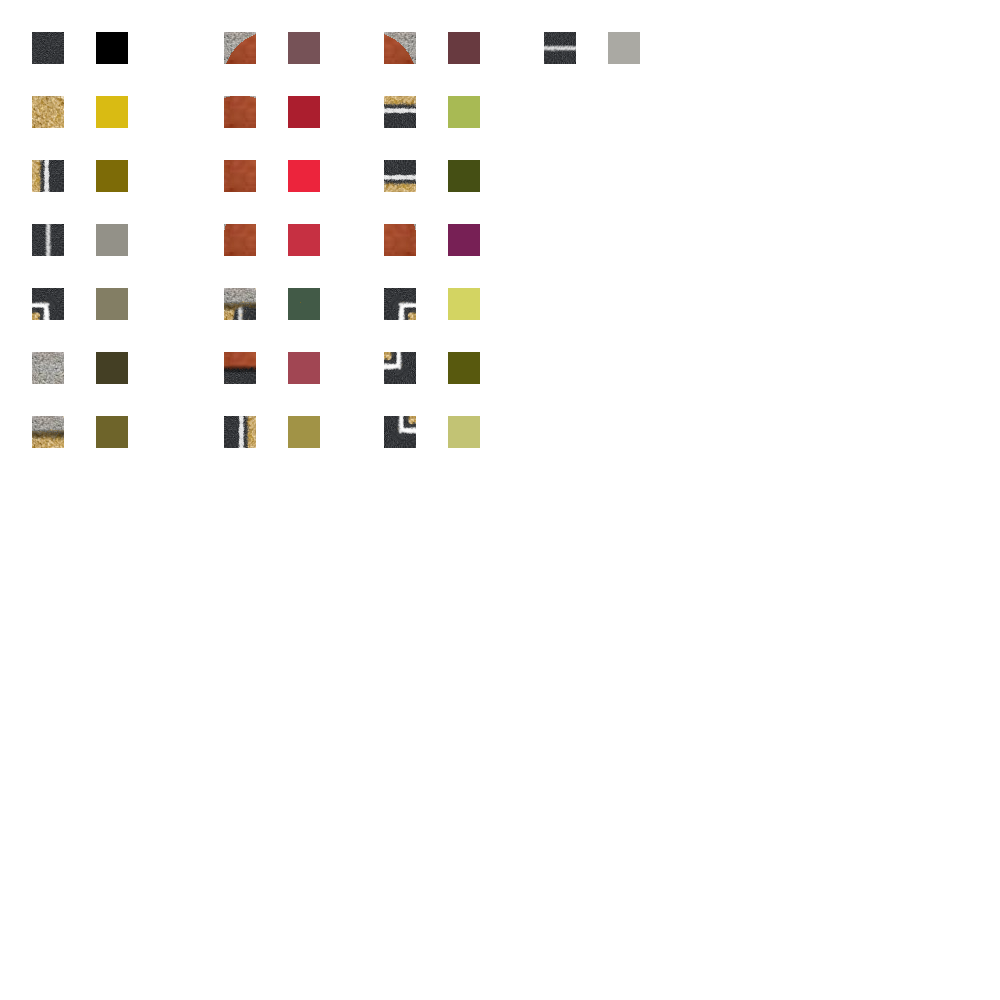
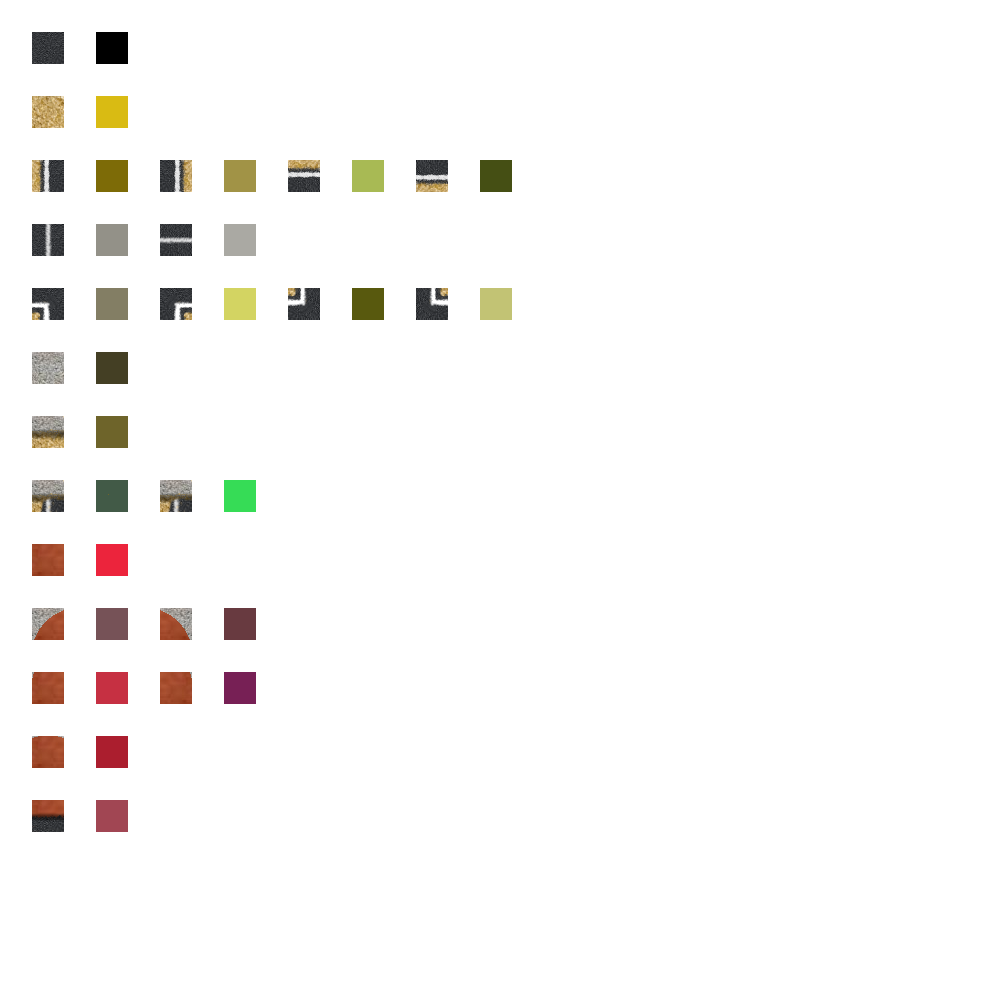
Before/after of a 1000×1000 layered artwork. What changed in the layer stack:
painted on "Fondo" over (x1=32, y1=32, x2=640, y2=832)
